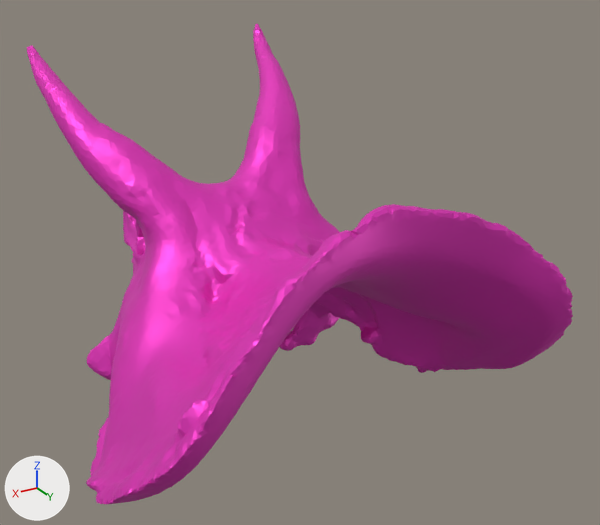
What one commit did to the glTF model assets/asset.glb.
Both versions are drawn from a camera (50 mm lens) standing at (388.0, 800.0, 525.0) and looking at (-59.0, 55.0, 153.0). The lights are fixed; the arrows at lower left show +X, +Y and +Z. Where no turn or scale is listed for an object, it has been applied to the vertices. Vertices at the same position are counted once.

The first picture shows 'Mesh_Mesh_head_geo.001_lambert2SG.001'.
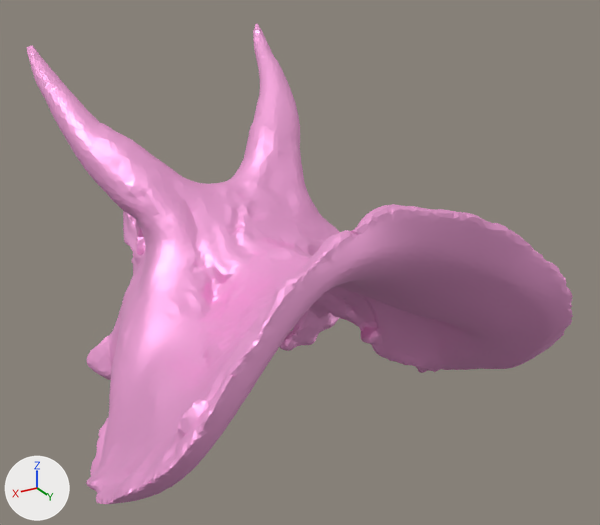
The newer file is also rescaled (x0.202), turned or shifted as a whole; pictures and numbers use the older file's frame.

What differs and where, as boxes [x1, y1, x2, y2] in the pictures (600 x 525 px):
```json
{"part": 1, "of": "me_mesh_0", "change": "recoloured", "before": [27, 23, 573, 504], "after": [27, 23, 573, 504]}
```

The change, as JSON lines over the scene's bpy script:
```json
{"block": "me_mesh_0", "where": "# used by ob_mesh_mesh_head_geo_001_lambert2sg_001; location = (0.0, 0.0, 0.0)"}
{"op": "remove", "block": "me_mesh_0", "code": "me_mesh_0.from_pydata(...)  # 20448 vertices, 40904 faces; spans x -238.0..245.0, y -338.0..335.0, z 0.0..382.0"}
{"op": "add", "block": "me_mesh_0", "code": "me_mesh_0.from_pydata(...)  # 20446 vertices, 40900 faces; spans x -238.0..245.0, y -338.0..335.0, z 0.0..382.0"}
{"block": "me_mesh_0", "change": "me_mesh_0 part 1: 40799 kept faces spanning x -238.0..245.0, y -338.0..335.0, z 0.0..382.0 get new vertex colours"}
```
